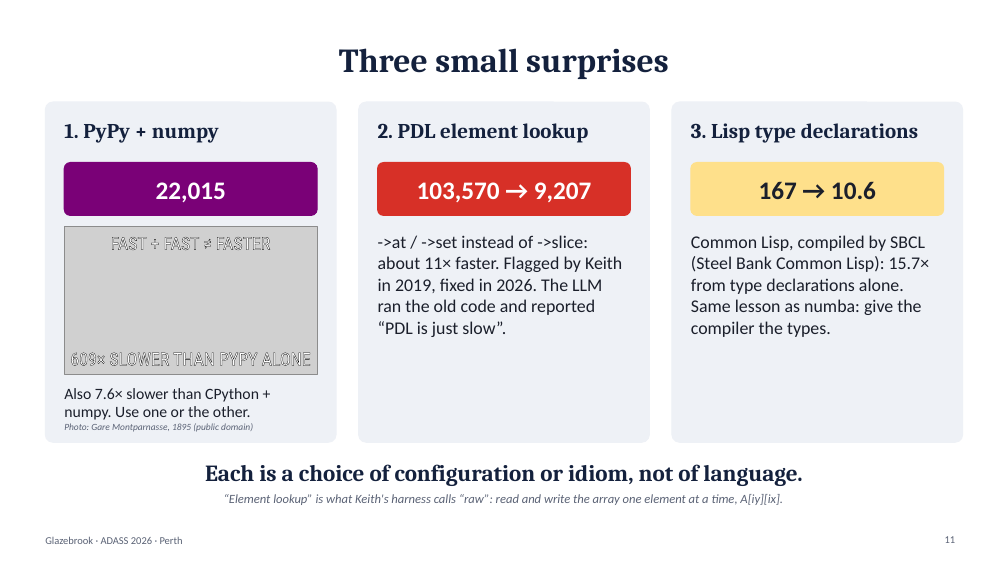
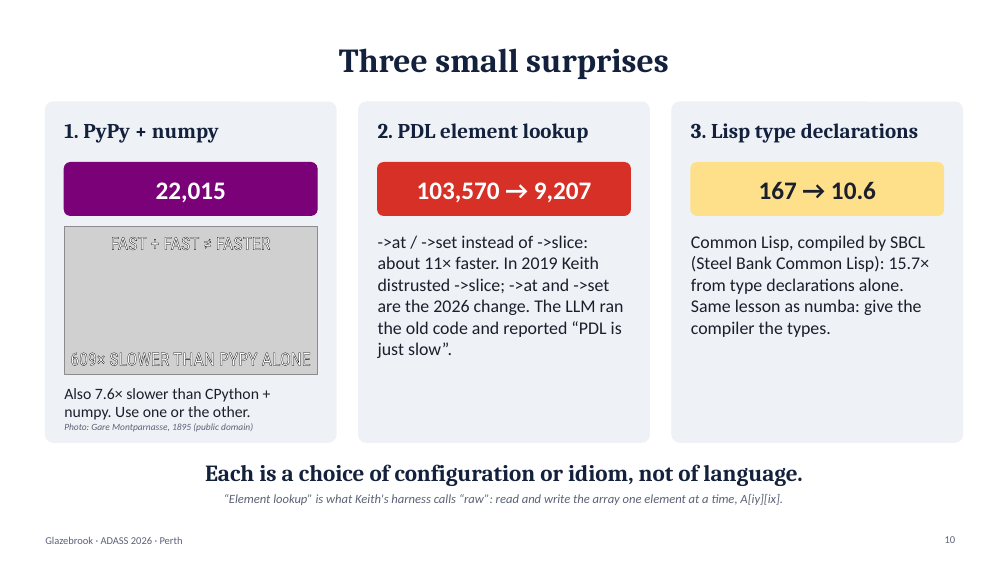
Before and after one commit to karlglazebrook/ADASS2026, a slide deck: slide 10 of talk/ADASS2026-talk.pptx (slide 11 before the commit). Drawn at 1008x567 pixels with LibreOffice and Linux fonts; fonts in the diff are those of the drawing; grey boxes stand for pictures. Boxes give left, top, right and bottom in pixels: in the first picture for what was removed or moved away, otherwise in the second. Text is boxed around its words. In the diff, an @@ line names an element or a change of style, - is before the commit and + after.

Commit message:
Talk: review fixes, cuts to fit 15 min, nerd-snipe cartoon
- Merge the two LLM slides; move per-language ranges to backup (~13 min)
- Credit Keith for numba and compiled-language convergence; closing line
- Split pathological arrow on S5; PyPy + numpy on the Python ladder
- Runtime takeaways on the new-runtimes slide; PDL::PP context on S3
- Take-home: concrete Python advice, corrected compiled range, audit wording
- xkcd-style 'pull requests welcome' cartoon on the thanks slide

```diff
--- a/talk/ADASS2026-talk.pptx
+++ b/talk/ADASS2026-talk.pptx
@@ text at (378,235,624,358): text changed @@
-->at / ->set instead of ->slice: about 11× faster. Flagged by Keith in 2019, fixed in 2026. The LLM ran the old code and reported “PDL is just slow”.
+->at / ->set instead of ->slice: about 11× faster. In 2019 Keith distrusted ->slice; ->at and ->set are the 2026 change. The LLM ran the old code and reported “PDL is just slow”.
@@ page number at (945,536,956,543): text changed @@
-11
+10
```
Also in this commit, not shown: 10 other slides changed, 1 slide removed, 4 other files.
